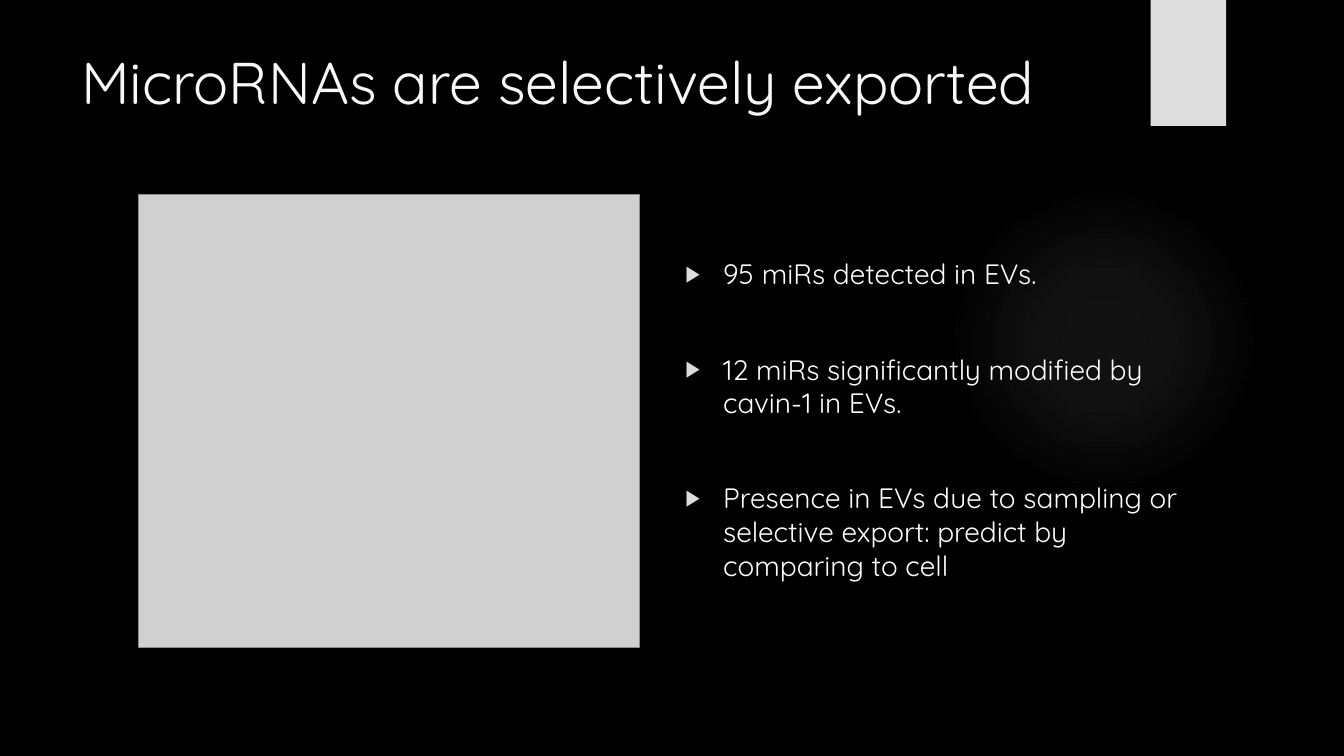
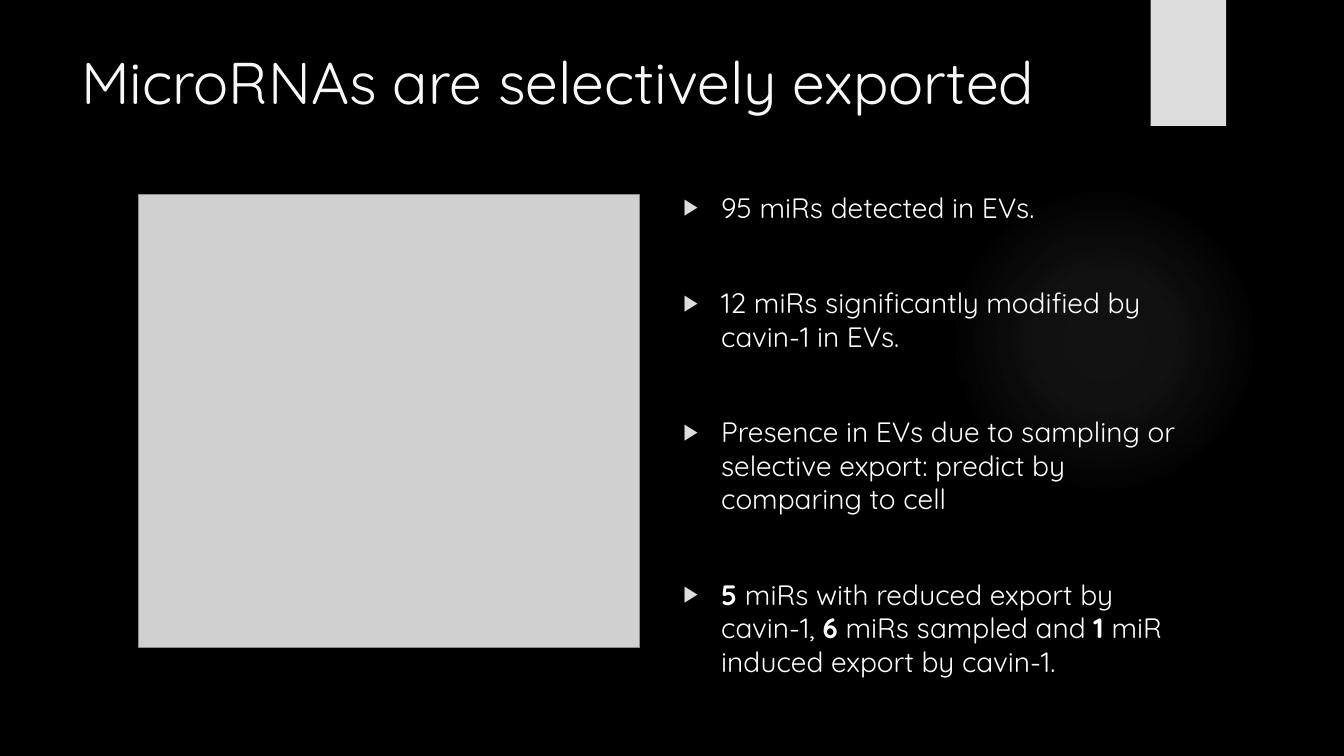
Before and after one commit to HarleyRobinson/Honours2, a slide deck: slide 10 of BackgroundInfo/CollCompBiol.pptx. Drawn at 1344x756 pixels with LibreOffice and Linux fonts; fonts in the diff are those of the drawing; grey boxes stand for pictures; background and template pictures are left out. Boxes give left, top, right and bottom in pixels: in the first picture for what was removed or moved away, otherwise in the second. Text is boxed around its words. In the diff, an @@ line names an element or a change of style, - is before the commit and + after.

```diff
--- a/BackgroundInfo/CollCompBiol.pptx
+++ b/BackgroundInfo/CollCompBiol.pptx
@@ text "95 miRs detected in EVs.": place and size @@
-text "95 miRs detected in EVs." at [723,263,1177,582]
+text "95 miRs detected in EVs." at [721,197,1175,678]
@@ text at [721,584,1162,678]: paragraph added @@
+▶ 5 miRs with reduced export by cavin-1, 6 miRs sampled and 1 miR induced export by cavin-1.
```
Also in this commit, not shown: 6 other slides changed, 1 slide added, 1 slide removed, 2 other files.
